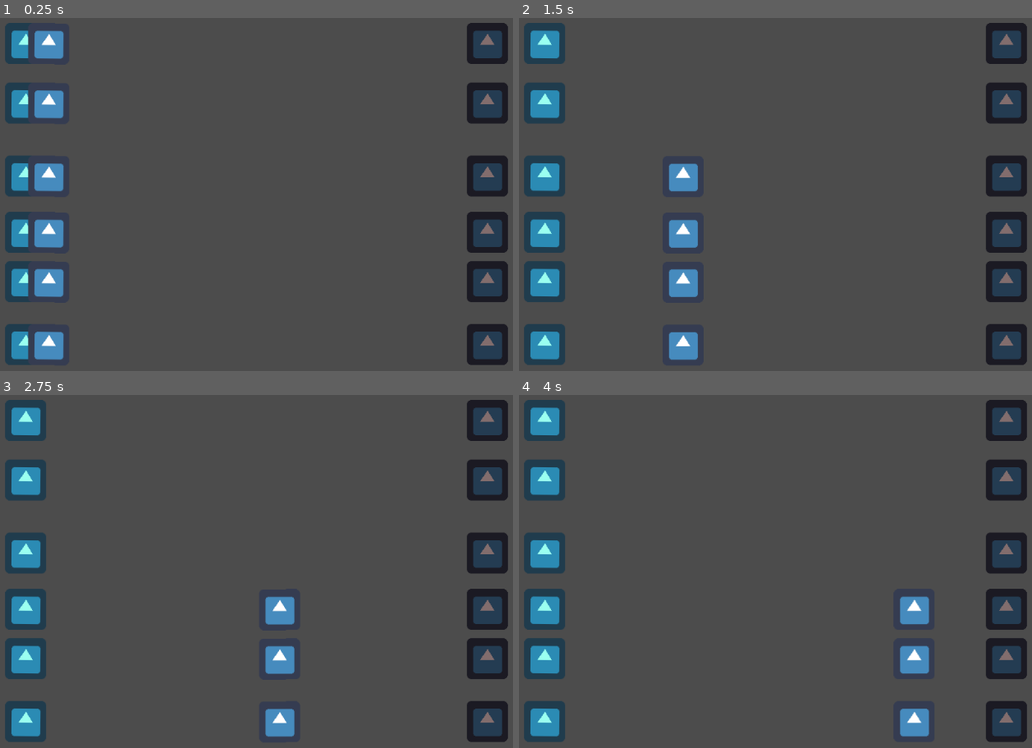
Above: before the commit, frames 1-4 (two rows, left to right).
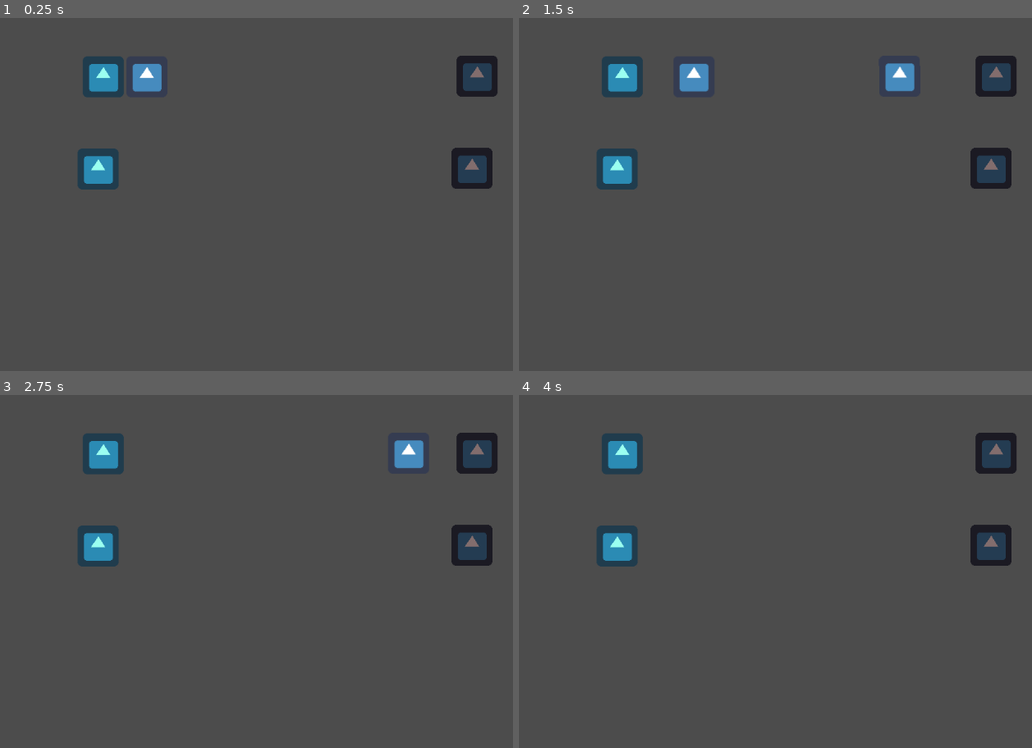
Above: after the commit, the same moments.

Repository: doctornoodlearms/Project-Magic-Beat
Game: Godot game, scene res://Scenes/Map.tscn
The game is run twice, just before and just after one commit, with the same random seed, the same clock (stepped at 60 frames per second) and the same inputs. The engine's default icon, where the game draws it, is replaced by a stand-in: a white triangle on a blue panel in a dark square.
Inputs (mouse positions are in pixels of both pictures, inside the frame that each line leads up to):
- Up to frame 1 (0.25 s): no input
- Up to frame 2 (1.5 s): click (590, 42) at 0.52 s; click (657, 102) at 1.27 s
- Up to frame 3 (2.75 s): click (210, 553) at 2.02 s
- Up to frame 4 (4 s): no input

The runs differ from the first frame. In frame 1, 14% of the frame differs, in the area x 0-100%, y 1-99%; in frame 2, 16%; in frame 3, 15%; in frame 4, 15%.

Commit message:
Added beatmap animation
You can call a function on one of the paths to add a note at a specific time in the song

Diff:
--- a/Scenes/Map.tscn
+++ b/Scenes/Map.tscn
@@ -1,176 +1,115 @@
-[gd_scene load_steps=5 format=2]
+[gd_scene load_steps=7 format=2]
 
 [ext_resource path="res://Sprites/icon.png" type="Texture" id=1]
 [ext_resource path="res://Scripts/BeatMap.gd" type="Script" id=2]
 [ext_resource path="res://Scripts/BeatPath.gd" type="Script" id=3]
+[ext_resource path="res://Undertale_OST__059_-_Spider_Dance.mp3" type="AudioStream" id=4]
 
 [sub_resource type="Curve2D" id=1]
 _data = {
-"points": PoolVector2Array( 0, 0, 0, 0, 168, 296, 0, 0, 0, 0, 259, 297, 0, 0, 0, 0, 888, 296 )
+"points": PoolVector2Array( -244.191, -28.4389, 0, 0, 305, 297, 0, 0, 0, 0, 888, 296 )
+}
+
+[sub_resource type="Animation" id=2]
+resource_name = "New Anim"
+length = 106.4
+tracks/0/type = "audio"
+tracks/0/path = NodePath("AnimationPlayer/AudioStreamPlayer")
+tracks/0/interp = 1
+tracks/0/loop_wrap = true
+tracks/0/imported = false
+tracks/0/enabled = true
+tracks/0/keys = {
+"clips": [ {
+"end_offset": 0.0,
+"start_offset": 0.0,
+"stream": ExtResource( 4 )
+} ],
+"times": PoolRealArray( 0 )
+}
+tracks/1/type = "method"
+tracks/1/path = NodePath("Path1")
+tracks/1/interp = 1
+tracks/1/loop_wrap = true
+tracks/1/imported = false
+tracks/1/enabled = true
+tracks/1/keys = {
+"times": PoolRealArray( 0, 1.1 ),
+"transitions": PoolRealArray( 1, 1 ),
+"values": [ {
+"args": [ 2.0 ],
+"method": "addNote"
+}, {
+"args": [ 2.0 ],
+"method": "addNote"
+} ]
 }
 
 [node name="Map" type="Node2D"]
 script = ExtResource( 2 )
+__meta__ = {
+"_edit_lock_": true
+}
 
 [node name="Path1" type="Path2D" parent="."]
-position = Vector2( 0, -219 )
+position = Vector2( -16, -168 )
 curve = SubResource( 1 )
 script = ExtResource( 3 )
 
 [node name="StartPoint" type="PathFollow2D" parent="Path1"]
-position = Vector2( 168, 296 )
+position = Vector2( 305, 297 )
+rotation = -0.00171739
+
+[node name="Sprite" type="Sprite" parent="Path1/StartPoint"]
+modulate = Color( 0.607843, 1, 0.945098, 1 )
+texture = ExtResource( 1 )
 __meta__ = {
 "_edit_lock_": true
 }
 
-[node name="Sprite" type="Sprite" parent="Path1/StartPoint"]
-modulate = Color( 0.607843, 1, 0.945098, 1 )
-texture = ExtResource( 1 )
-
 [node name="EndPoint" type="PathFollow2D" parent="Path1"]
 position = Vector2( 888, 296 )
-offset = 718.563
+rotation = -0.00171577
+offset = 582.571
+
+[node name="Sprite" type="Sprite" parent="Path1/EndPoint"]
+self_modulate = Color( 0.513726, 0.431373, 0.431373, 1 )
+texture = ExtResource( 1 )
 __meta__ = {
 "_edit_lock_": true
 }
 
-[node name="Sprite" type="Sprite" parent="Path1/EndPoint"]
-self_modulate = Color( 0.513726, 0.431373, 0.431373, 1 )
-texture = ExtResource( 1 )
-
 [node name="Path2" type="Path2D" parent="."]
-position = Vector2( 0, -126 )
+position = Vector2( -24, -24 )
 curve = SubResource( 1 )
 script = ExtResource( 3 )
-keybind = 2
 
 [node name="StartPoint" type="PathFollow2D" parent="Path2"]
-position = Vector2( 168, 296 )
+position = Vector2( 305, 297 )
+rotation = -0.00171739
+
+[node name="Sprite" type="Sprite" parent="Path2/StartPoint"]
+modulate = Color( 0.607843, 1, 0.945098, 1 )
+texture = ExtResource( 1 )
 __meta__ = {
 "_edit_lock_": true
 }
 
-[node name="Sprite" type="Sprite" parent="Path2/StartPoint"]
-modulate = Color( 0.607843, 1, 0.945098, 1 )
-texture = ExtResource( 1 )
-
 [node name="EndPoint" type="PathFollow2D" parent="Path2"]
 position = Vector2( 888, 296 )
-offset = 718.563
+rotation = -0.00171577
+offset = 582.571
+
+[node name="Sprite" type="Sprite" parent="Path2/EndPoint"]
+self_modulate = Color( 0.513726, 0.431373, 0.431373, 1 )
+texture = ExtResource( 1 )
 __meta__ = {
 "_edit_lock_": true
 }
 
-[node name="Sprite" type="Sprite" parent="Path2/EndPoint"]
-self_modulate = Color( 0.513726, 0.431373, 0.431373, 1 )
-texture = ExtResource( 1 )
+[node name="AnimationPlayer" type="AnimationPlayer" parent="."]
+"anims/New Anim" = SubResource( 2 )
 
-[node name="Path3" type="Path2D" parent="."]
-position = Vector2( 0, -12 )
-curve = SubResource( 1 )
-script = ExtResource( 3 )
-keybind = 3
-
-[node name="StartPoint" type="PathFollow2D" parent="Path3"]
-position = Vector2( 168, 296 )
-__meta__ = {
-"_edit_lock_": true
-}
-
-[node name="Sprite" type="Sprite" parent="Path3/StartPoint"]
-modulate = Color( 0.607843, 1, 0.945098, 1 )
-texture = ExtResource( 1 )
-
-[node name="EndPoint" type="PathFollow2D" parent="Path3"]
-position = Vector2( 888, 296 )
-offset = 718.563
-__meta__ = {
-"_edit_lock_": true
-}
-
-[node name="Sprite" type="Sprite" parent="Path3/EndPoint"]
-self_modulate = Color( 0.513726, 0.431373, 0.431373, 1 )
-texture = ExtResource( 1 )
-
-[node name="Path4" type="Path2D" parent="."]
-position = Vector2( 0, 76 )
-curve = SubResource( 1 )
-script = ExtResource( 3 )
-keybind = 4
-
-[node name="StartPoint" type="PathFollow2D" parent="Path4"]
-position = Vector2( 168, 296 )
-__meta__ = {
-"_edit_lock_": true
-}
-
-[node name="Sprite" type="Sprite" parent="Path4/StartPoint"]
-modulate = Color( 0.607843, 1, 0.945098, 1 )
-texture = ExtResource( 1 )
-
-[node name="EndPoint" type="PathFollow2D" parent="Path4"]
-position = Vector2( 888, 296 )
-offset = 718.563
-__meta__ = {
-"_edit_lock_": true
-}
-
-[node name="Sprite" type="Sprite" parent="Path4/EndPoint"]
-self_modulate = Color( 0.513726, 0.431373, 0.431373, 1 )
-texture = ExtResource( 1 )
-
-[node name="Path5" type="Path2D" parent="."]
-position = Vector2( 0, 153 )
-curve = SubResource( 1 )
-script = ExtResource( 3 )
-keybind = 5
-
-[node name="StartPoint" type="PathFollow2D" parent="Path5"]
-position = Vector2( 168, 296 )
-__meta__ = {
-"_edit_lock_": true
-}
-
-[node name="Sprite" type="Sprite" parent="Path5/StartPoint"]
-modulate = Color( 0.607843, 1, 0.945098, 1 )
-texture = ExtResource( 1 )
-
-[node name="EndPoint" type="PathFollow2D" parent="Path5"]
-position = Vector2( 888, 296 )
-offset = 718.563
-__meta__ = {
-"_edit_lock_": true
-}
-
-[node name="Sprite" type="Sprite" parent="Path5/EndPoint"]
-self_modulate = Color( 0.513726, 0.431373, 0.431373, 1 )
-texture = ExtResource( 1 )
-
-[node name="Path6" type="Path2D" parent="."]
-position = Vector2( 0, 251 )
-curve = SubResource( 1 )
-script = ExtResource( 3 )
-keybind = 6
-
-[node name="StartPoint" type="PathFollow2D" parent="Path6"]
-position = Vector2( 168, 296 )
-rotation = 0.0109844
-__meta__ = {
-"_edit_lock_": true
-}
-
-[node name="Sprite" type="Sprite" parent="Path6/StartPoint"]
-modulate = Color( 0.607843, 1, 0.945098, 1 )
-texture = ExtResource( 1 )
-
-[node name="EndPoint" type="PathFollow2D" parent="Path6"]
-position = Vector2( 887.89, 296 )
-rotation = -0.00166759
-offset = 718.563
-__meta__ = {
-"_edit_lock_": true
-}
-
-[node name="Sprite" type="Sprite" parent="Path6/EndPoint"]
-self_modulate = Color( 0.513726, 0.431373, 0.431373, 1 )
-texture = ExtResource( 1 )
+[node name="AudioStreamPlayer" type="AudioStreamPlayer" parent="AnimationPlayer"]
+stream = ExtResource( 4 )
+volume_db = -45.783
--- a/Scenes/Note.tscn
+++ b/Scenes/Note.tscn
@@ -7,7 +7,6 @@
 cubic_interp = false
 loop = false
 script = ExtResource( 2 )
-noteTime = 5.0
 
 [node name="NoteTime" type="Timer" parent="."]
 one_shot = true
--- /dev/null
+++ b/Scenes/TileMap.tscn
@@ -0,0 +1,22 @@
+[gd_scene load_steps=2 format=2]
+
+[ext_resource path="res://Sprites/icon.png" type="Texture" id=1]
+
+[node name="Node2D" type="Node2D"]
+
+[node name="TileMap" type="TileMap" parent="."]
+format = 1
+
+[node name="KinematicBody2D" type="KinematicBody2D" parent="."]
+position = Vector2( 322, 235 )
+
+[node name="Sprite" type="Sprite" parent="KinematicBody2D"]
+texture = ExtResource( 1 )
+__meta__ = {
+"_edit_lock_": true
+}
+
+[node name="Sprite" type="Sprite" parent="."]
+position = Vector2( 178, 235 )
+scale = Vector2( 3.625, 6.32813 )
+texture = ExtResource( 1 )
--- a/Scripts/BeatMap.gd
+++ b/Scripts/BeatMap.gd
@@ -1,23 +1,5 @@
 extends Node2D
-
-var noteScene:PackedScene = preload("res://Scenes/Note.tscn")
 
 func _ready():
 
-	addNote()
-
-func addNote():
-
-	var note1:Note = noteScene.instance()
-	var note2:Note = noteScene.instance()
-	var note3:Note = noteScene.instance()
-	var note4:Note = noteScene.instance()
-	var note5:Note = noteScene.instance()
-	var note6:Note = noteScene.instance()
-
-	$Path1.addNote(note1)
-	$Path2.addNote(note2)
-	$Path3.addNote(note3)
-	$Path4.addNote(note4)
-	$Path5.addNote(note5)
-	$Path6.addNote(note6)
+	$AnimationPlayer.play("New Anim")
--- a/Scripts/BeatPath.gd
+++ b/Scripts/BeatPath.gd
@@ -2,9 +2,15 @@
 
 export var keybind:int = 1
 
+var noteScene = preload("res://Scenes/Note.tscn")
+
 var noteList:Array = []
 
-func addNote(newNote:Note):
+func addNote(noteLifeTime:float) -> void:
+
+	var newNote = noteScene.instance()
+
+	newNote.noteTime = noteLifeTime
 
 	noteList.append(newNote)
 
@@ -20,6 +26,9 @@
 
 func _input(event: InputEvent) -> void:
 
+	if(Engine.editor_hint):
+		return
+
 	if(Input.is_action_just_pressed("beatmap_input" + keybind as String)):
 
 		if(noteList.size() <= 0):
@@ -28,4 +37,4 @@
 		if(noteList[0] == null):
 			return
 
-		(noteList[0] as Note).hitNote()
+		(noteList[0]).hitNote()
--- a/Scripts/Note.gd
+++ b/Scripts/Note.gd
@@ -1,9 +1,8 @@
 extends PathFollow2D
-class_name Note
 
 signal RemovingNote
 
-export var noteTime:float = 1.0
+var noteTime:float = 1.0
 export var hitWindow:float = 1.0
 
 func hitNote():
@@ -18,6 +17,7 @@
 
 func _ready() -> void:
 
+	print(get_children())
 	$Tween.interpolate_property(self, "unit_offset", 0.0, 1.0, noteTime, Tween.TRANS_LINEAR)
 	$Tween.start()
 
--- a/project.godot
+++ b/project.godot
@@ -7,16 +7,6 @@
 ;   param=value ; assign values to parameters
 
 config_version=4
-
-_global_script_classes=[ {
-"base": "PathFollow2D",
-"class": "Note",
-"language": "GDScript",
-"path": "res://Scripts/Note.gd"
-} ]
-_global_script_class_icons={
-"Note": ""
-}
 
 [application]
 
Not shown, added: Undertale_OST__059_-_Spider_Dance.mp3.import
Not shown, added: Undertale_OST__059_-_Spider_Dance.mp3
